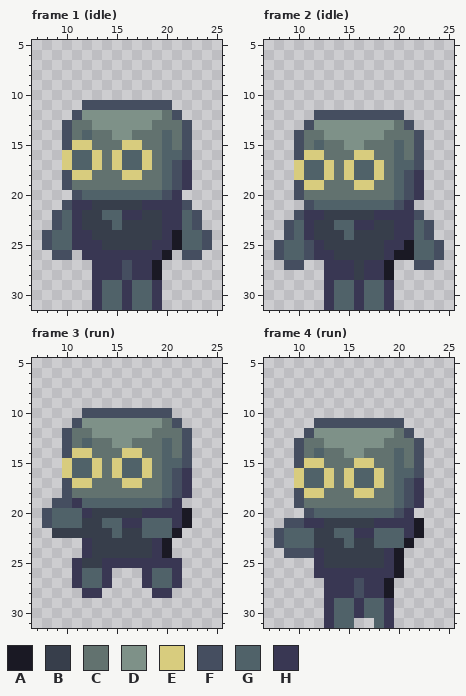
Edited in one commit: pixel-art file (assets/sprites/enemy/zombie/enemy.aseprite). The first picture shows the starting point.
32x32 pixels, 8 frames. Colours within 5 levels of each other are drawn and written as one. Shown: frame 1 (idle): x 7..25, y 5..31; frame 2 (idle): x 7..25, y 5..31; frame 3 (run): x 7..25, y 5..31; frame 4 (run): x 7..25, y 5..31. The commit also changed other frames, which this record leaves out.
Palette (. is transparent): A #1a1924  B #373e4b  C #62726f  D #7e9188  E #d8cc7e  F #454e60  G #506269  H #393753
Pixels before, frame 1 (idle), first column x 8:
11 ....FFFFFFFFF....
12 ...FDDDDDDDDCF...
13 ..FCCDDDDDDCCCF..
14 ..FCGCCDDCCCGCF..
15 ..FEECCCEECCGCF..
16 ..EGGECEGGECGGF..
17 ..EGGECEGGECGFH..
18 ..FEECCCEECCGFH..
19 ..FCCCCCCCCCGFH..
20 ...FGGGGGGGGFH...
21 ..FHHBBBBBHHHHF..
22 .FGHBBGGHHBBHHGF.
23 .FGHBBBGBBBBHHGF.
24 FGGHHBBBBBBBHAGGF
25 FGGHHHBBBBBHHAGGF
26 .FF.HHHHHHHHA.FF.
27 .....HHHFHHA.....
28 .....HHHFHHA.....
29 .....HGGHGGH.....
30 .....HGGHGGH.....
31 .....HGGHGGH.....
Pixels before, frame 2 (idle), first column x 8:
12 ....FFFFFFFFF....
13 ...FDDDDDDDDCF...
14 ..FCCDDDDDDCCCF..
15 ..FCGCCDDCCCGCF..
16 ..FEECCCEECCGCF..
17 ..EGGECEGGECGGF..
18 ..EGGECEGGECGFH..
19 ..FEECCCEECCGFH..
20 ..FCCCCCCCCCGFH..
21 ...FGGGGGGGGFH...
22 ..FHHBBBBBHHHHF..
23 .FGHBBGGHHBBHHGF.
24 .FGHBBBGBBBBHHGF.
25 FGGFHBBBBBBHHAGGF
26 FGGFHHBBBBBHAAGGF
27 .FF..HHHBHHA..FF.
28 .....HHHBHHA.....
29 .....HGGHGGH.....
30 .....HGGHGGH.....
31 .....HGGHGGH.....
Pixels before, frame 3 (run), first column x 8:
10 ....FFFFFFFFF..
11 ...FDDDDDDDDCF.
12 ..FCCDDDDDDCCCF
13 ..FCGCCDDCCCGCF
14 ..FEECCCEECCGCF
15 ..EGGECEGGECGGF
16 ..EGGECEGGECGFH
17 ..FEECCCEECCGFH
18 ..FCCCCCCCCCGFH
19 .FFHGGGGGGGGFH.
20 FGGGHBBBBBHHHHA
21 FGGGBBGGHHGGGHA
22 .BBBBBBGBBGGGA.
23 ....HBBBBBBHA..
24 ....HBBBBBBHA..
25 ...HBBHHHHHHHH.
26 ...HGGH...HGGH.
27 ...HGGH...HGGH.
28 ....HH.....HH..
Pixels before, frame 4 (run), first column x 8:
11 ....FFFFFFFFF..
12 ...FDDDDDDDDCF.
13 ..FCCDDDDDDCCCF
14 ..FCGCCDDCCCGCF
15 ..FEECCCEECCGCF
16 ..EGGECEGGECGGF
17 ..EGGECEGGECGFH
18 ..FEECCCEECCGFH
19 ..FCCCCCCCCCGFH
20 ...FGGGGGGGGFH.
21 .FFHHBBBBBHHHHA
22 FGGGBBGGHHGGGHA
23 FGGGBBBGBBGGGA.
24 .FFFHBBBBBBHA..
25 ....HBBBBBBHA..
26 ....HHHHHHHHA..
27 .....HHHFHHA...
28 .....HHHFHHA...
29 .....HGGHGGH...
30 .....HGGHGGH...
31 .....HGG..GH...
The result:
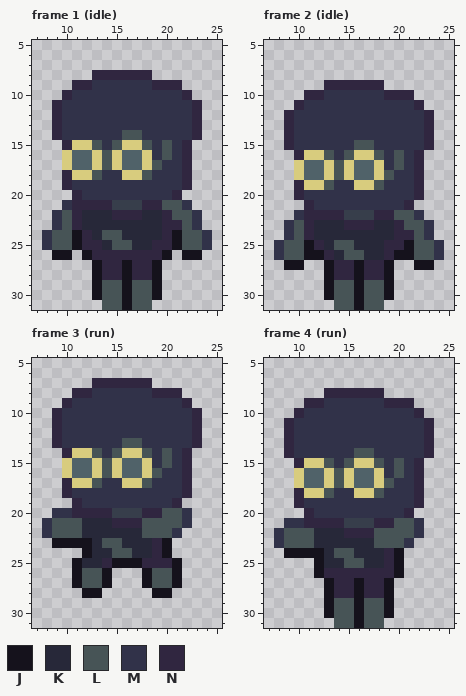
Colours new in this view: J #15121c  K #272839  L #475456  M #313249  N #302640
Change:
layer "zombie2" now shown
layer "zombie" now hidden
Changed rows in their new state; - is an unchanged pixel.
Frame 1 (idle):
first column x 8:
 8 -----NNNNNN------
 9 ---NNMMMMMMNNN---
10 --NMMMMMMMMMMMN--
11 -NMMMMMMMMMMMMMN-
12 -NMMMMMMMMMMMMMN-
13 -NMMMMMMMMMMMMMN-
14 -NMMMMMMLLMMMMMN-
15 --N--LML--LMLMN--
16 ------L----MLMN--
17 ------L----LMMN--
18 --N--LMM--LMMMN--
19 --NMMMMMMMMMMMN--
20 ---NMMMMMMMMMN---
21 --MNNNN---NNLLM--
22 -MLNKKKNNNKKNLLM-
23 -MLNKKKKKKKKNNLM-
24 MLLJNKLLKKKKNJLLM
25 MLLJNNKLLKKNNJLLM
26 -JJ-JNNNNNNNJ-JJ-
27 -----JNNJNNJ-----
28 -----JNNJNNJ-----
29 -----JLLJLLJ-----
30 -----JLLJLLJ-----
31 -----.LLJLL.-----
Frame 2 (idle):
first column x 8:
 9 -----NNNNNN------
10 ---NNMMMMMMNNN---
11 --NMMMMMMMMMMMN--
12 -NMMMMMMMMMMMMMN-
13 -NMMMMMMMMMMMMMN-
14 -NMMMMMMMMMMMMMN-
15 -NMMMMMMLLMMMMMN-
16 --N--LML--LMLMN--
17 ------L----MLMN--
18 ------L----LMMN--
19 --N--LMM--LMMMN--
20 --NMMMMMMMMMMMN--
21 ---NMMMMMMMMMN---
22 --MNNNN---NNLLM--
23 -MLNKKKNNNKKNLLM-
24 -MLNKKKKKKKKNNLM-
25 MLLJNKLLKKKNNJLLM
26 MLLJJNKLLKKNJJLLM
27 -JJ--JNNJNNJ--JJ-
28 -----JNNJNNJ-----
29 -----JLLJLLJ-----
30 -----JLLJLLJ-----
31 -----.LLJLL.-----
Frame 3 (run):
first column x 8:
 7 -----NNNNNN-----
 8 ---NNMMMMMMNNN--
 9 --NMMMMMMMMMMMN-
10 -NMMMMMMMMMMMMMN
11 -NMMMMMMMMMMMMMN
12 -NMMMMMMMMMMMMMN
13 -NMMMMMMLLMMMMMN
14 --N--LML--LMLMN-
15 ------L----MLMN-
16 ------L----LMMN-
17 --N--LMM--LMMMN-
18 --NMMMMMMMMMMMN-
19 -..NMMMMMMMMMN--
20 .MMNNNN---NNLLM-
21 MLLLKKKNNNLLLLM-
22 MLLLKKKKKKLLLM--
23 -JJJJKLLKKKNJ---
24 ----JKKLLKKNJ---
25 ---JKKNJJJNNNJ--
26 ---JLLJ---JLLJ--
27 ---JLLJ---JLLJ--
28 ----JJ-----JJ---
Frame 4 (run):
first column x 8:
 8 -----NNNNNN-----
 9 ---NNMMMMMMNNN--
10 --NMMMMMMMMMMMN-
11 -NMMMMMMMMMMMMMN
12 -NMMMMMMMMMMMMMN
13 -NMMMMMMMMMMMMMN
14 -NMMMMMMLLMMMMMN
15 --N--LML--LMLMN-
16 ------L----MLMN-
17 ------L----LMMN-
18 --N--LMM--LMMMN-
19 --NMMMMMMMMMMMN-
20 ---NMMMMMMMMMN--
21 -MMNNNN---NNLLM-
22 MLLLKKKNNNLLLLM-
23 MLLLKKKKKKLLLM--
24 -JJJJKLLKKKNJ---
25 ----JKKLLKKNJ---
26 ----JNNNNNNNJ---
27 -----JNNJNNJ----
28 -----JNNJNNJ----
29 -----JLLJLLJ----
30 -----JLLJLLJ----
31 -----.LLJLL.----
Pixel boxes of the changes (left, top, right, bottom) in both pictures:
changed: (42, 70, 212, 310)
changed: (274, 80, 444, 310)
changed: (42, 378, 202, 598)
changed: (274, 388, 434, 628)
